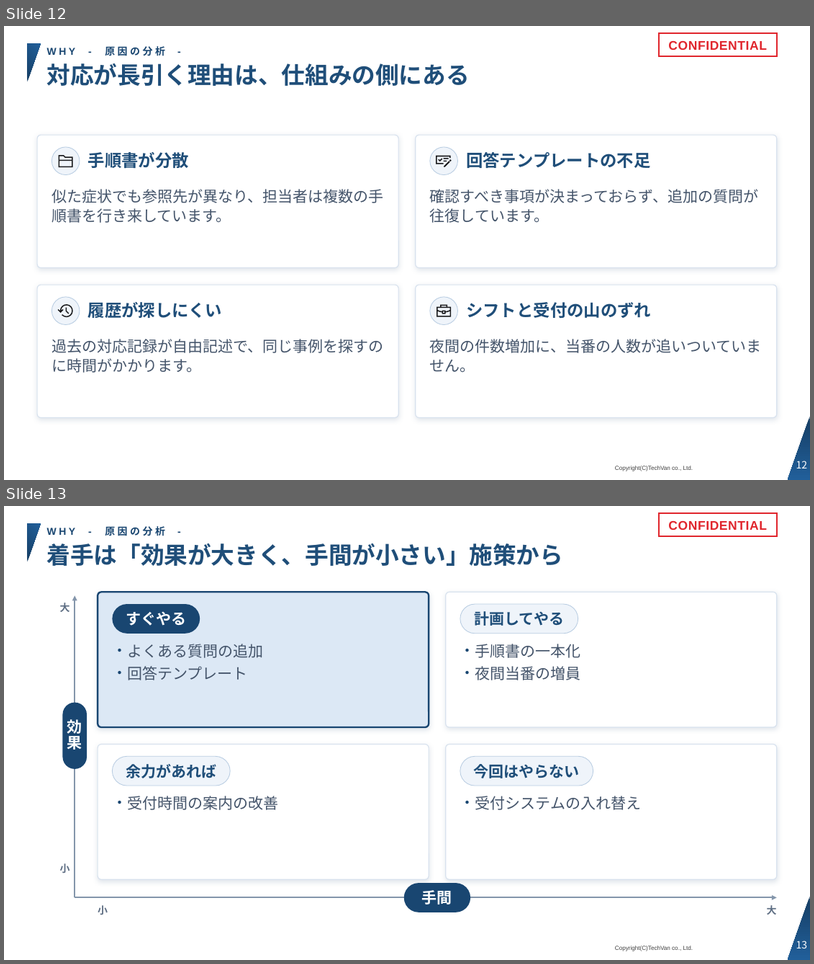
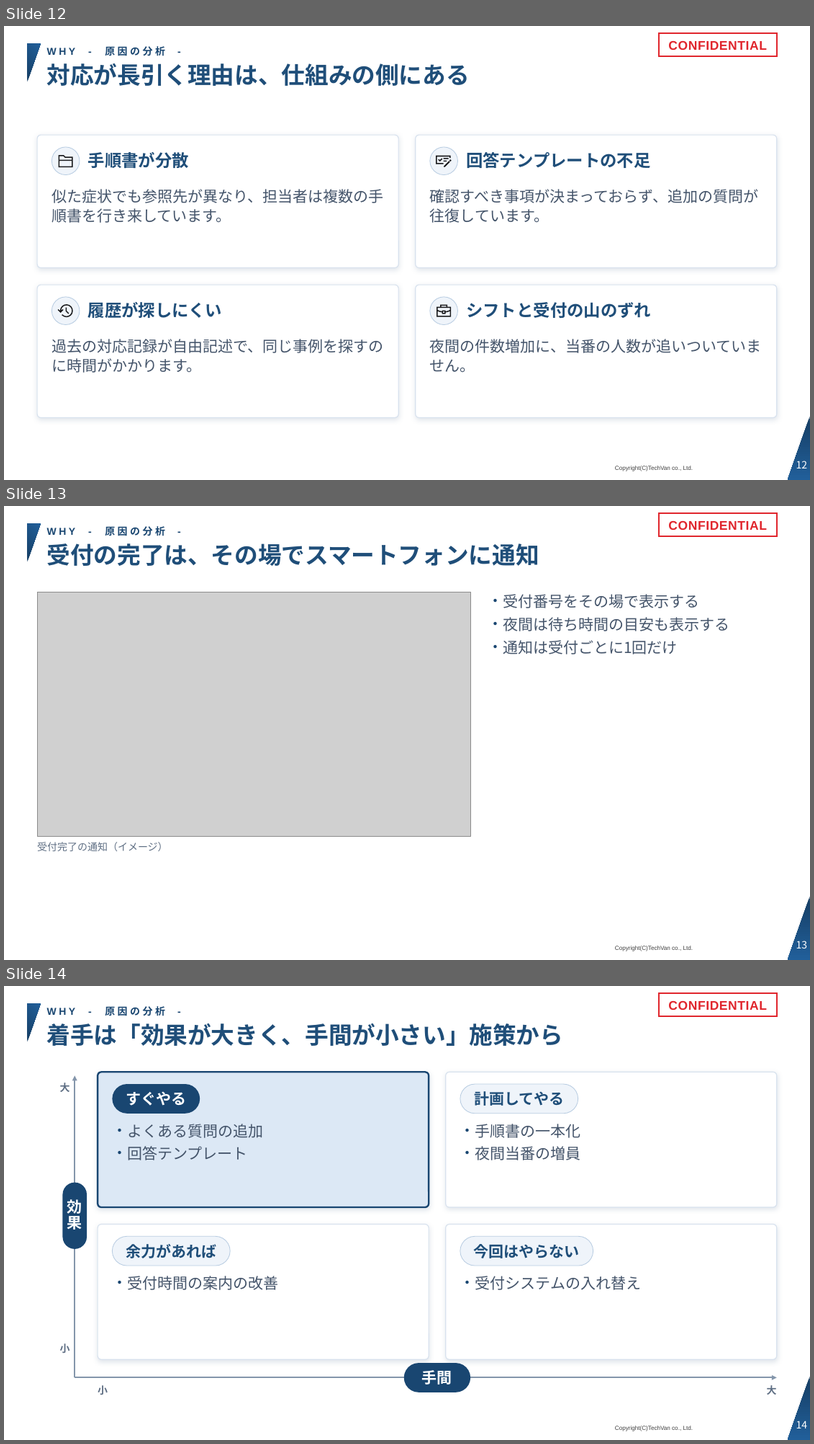
Before and after one commit to Kishi-Satoshi/slide-techvan-dist, a slide deck: plugins/slide-techvan/skills/slide-techvan/examples/catalog-techvan.pptx. Shown one above the other, each under a label of ours: slides 12 and 13 before the commit, slides 12, 13 and 14 after it. The pictures are 814x964 and 814x1444 pixels, drawn with LibreOffice and Linux fonts; fonts in the diff are those of the drawing; grey boxes stand for pictures; background and template pictures are left out. Boxes give left, top, right and bottom in pixels: in the first picture for what was removed or moved away, otherwise in the second. Text is boxed around its words. In the diff, an @@ line names an element or a change of style, - is before the commit and + after.

```diff
--- a/plugins/slide-techvan/skills/slide-techvan/examples/catalog-techvan.pptx
+++ b/plugins/slide-techvan/skills/slide-techvan/examples/catalog-techvan.pptx
@@ slide 13 added at (4,506,810,960), background #FFFFFF; not listed: 4 template elements that a slide beside it also shows @@
@@ text added at (47,526,165,536), 12 pt, text #194671, bold @@
+WHY - 原因の分析 -
@@ rectangle added at (659,513,777,536), fill #FFFFFF, outline #E0262D 2 pt, 15 pt, text #E0262D, bold @@
+CONFIDENTIAL
@@ title added at (47,543,540,566), 28 pt, text #1F4E79, bold @@
+受付の完了は、その場でスマートフォンに通知
@@ picture added at (37,592,471,836) @@
@@ text added at (503,594,730,654), 18 pt, text #44546A @@
+・ 受付番号をその場で表示する
+・ 夜間は待ち時間の目安も表示する
+・ 通知は受付ごとに1回だけ
@@ text added at (37,842,168,851), 12 pt, text #5F6F84 @@
+受付完了の通知（イメージ）
@@ what was slide 13 is now slide 14 @@
@@ page number at (797,1420,808,1428): text changed @@
-13
+14
```
Also in this commit, not shown: 5 slides changed, 13 other files.
